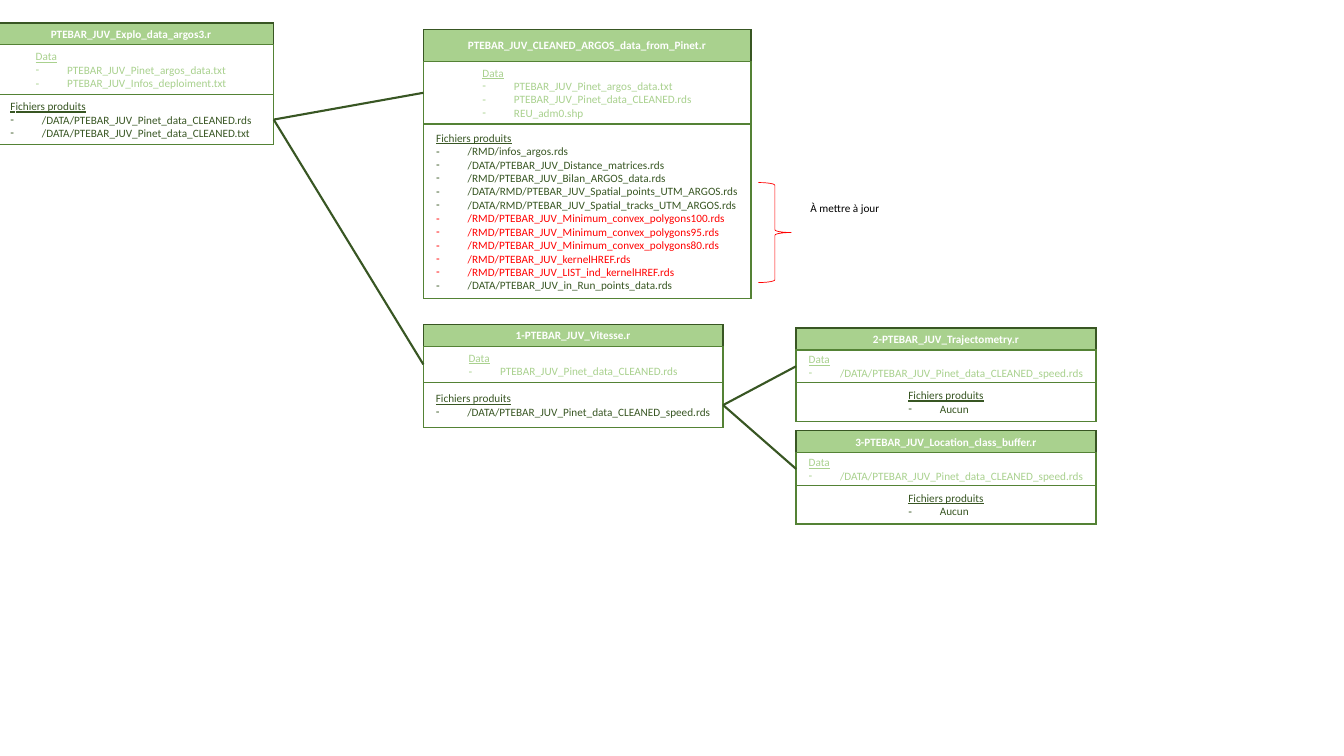
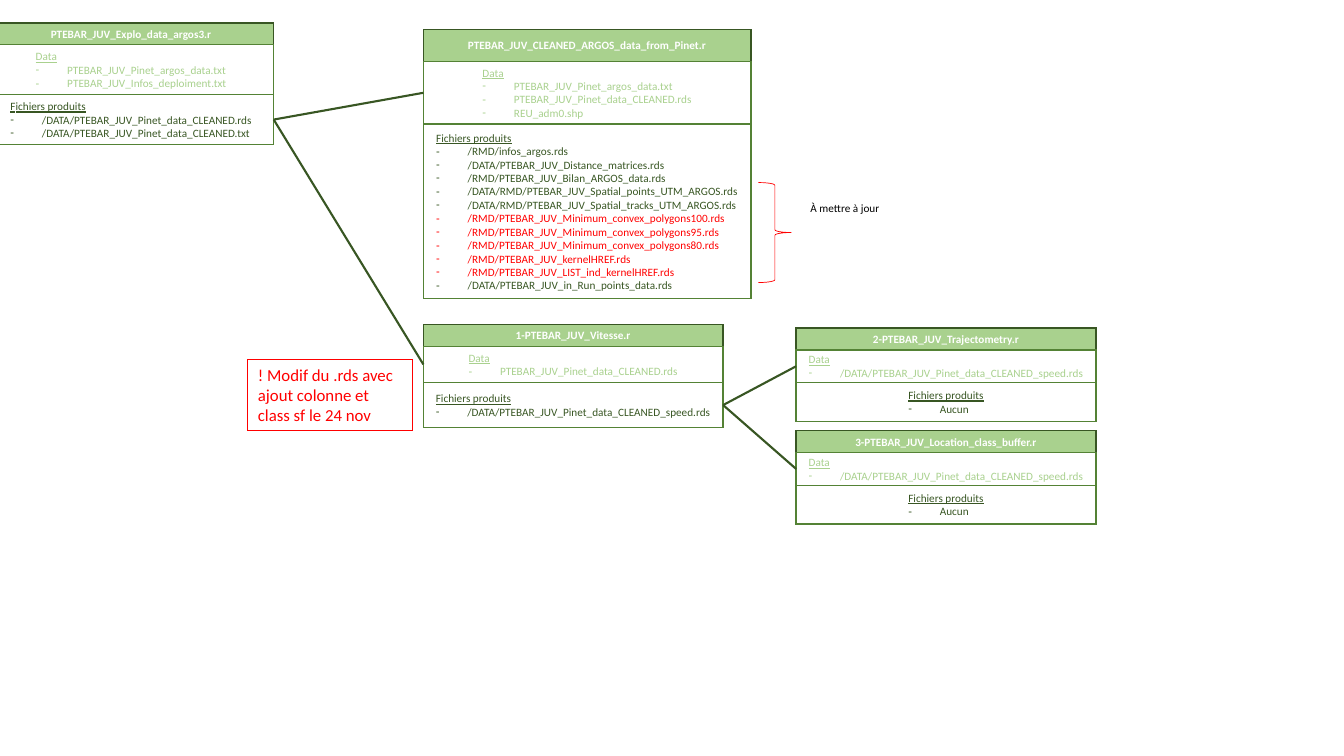
Before and after one commit to Sckende/SMAC-ENTROPIE_tracking, a slide deck: slide 1 of PTEBAR-JUV/Scripts_orga.pptx. Drawn at 1344x756 pixels with LibreOffice and Linux fonts; fonts in the diff are those of the drawing. Boxes give left, top, right and bottom in pixels: in the first picture for what was removed or moved away, otherwise in the second. Text is boxed around its words. In the diff, an @@ line names an element or a change of style, - is before the commit and + after.

Commit message:
# add a warning message

```diff
--- a/PTEBAR-JUV/Scripts_orga.pptx
+++ b/PTEBAR-JUV/Scripts_orga.pptx
@@ rectangle added at (x1=248, y1=360, x2=412, y2=432), outline #FF0000 0.75 pt, 12 pt, text #FF0000 @@
+! Modif du .rds avec ajout colonne et class sf le 24 nov
```
